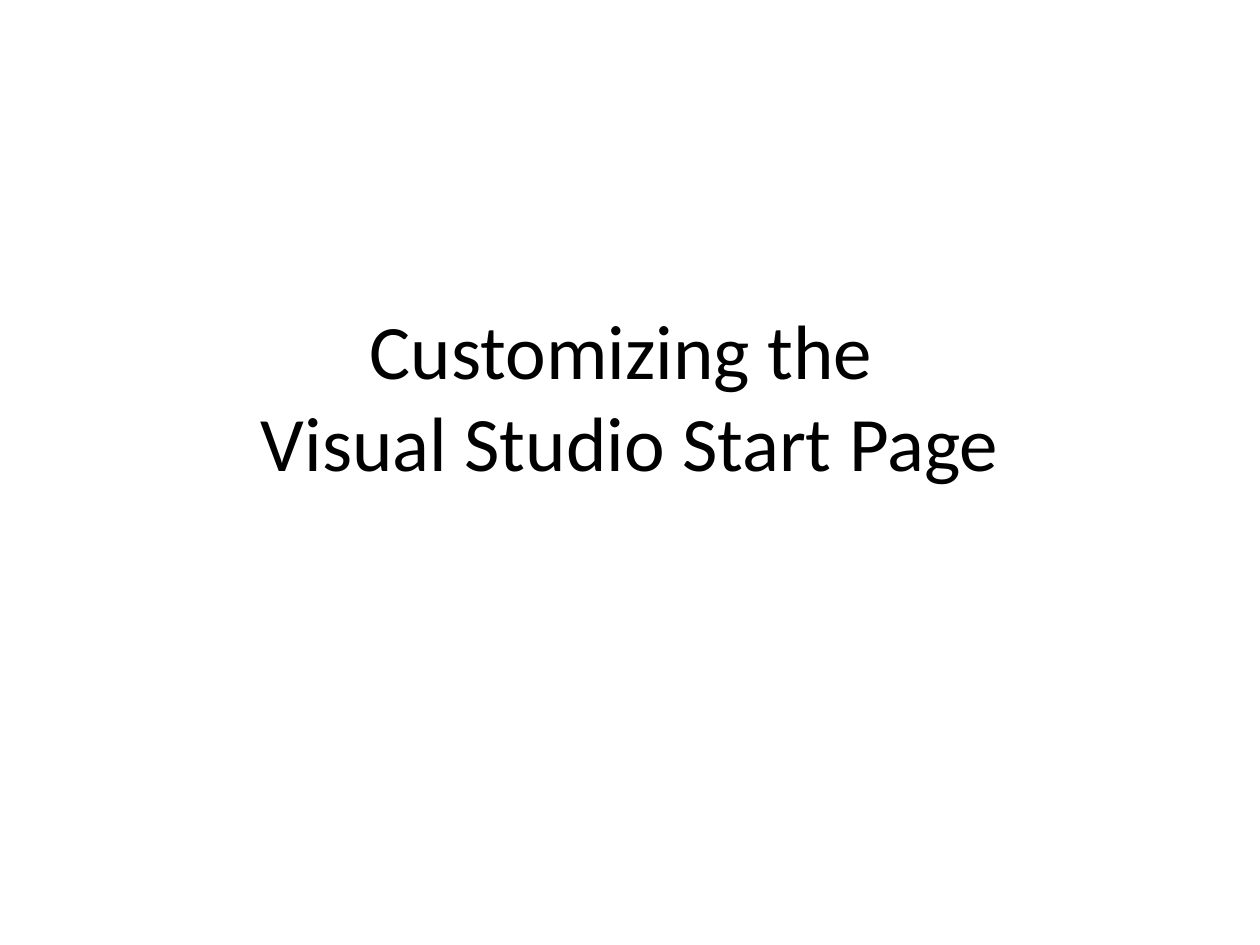
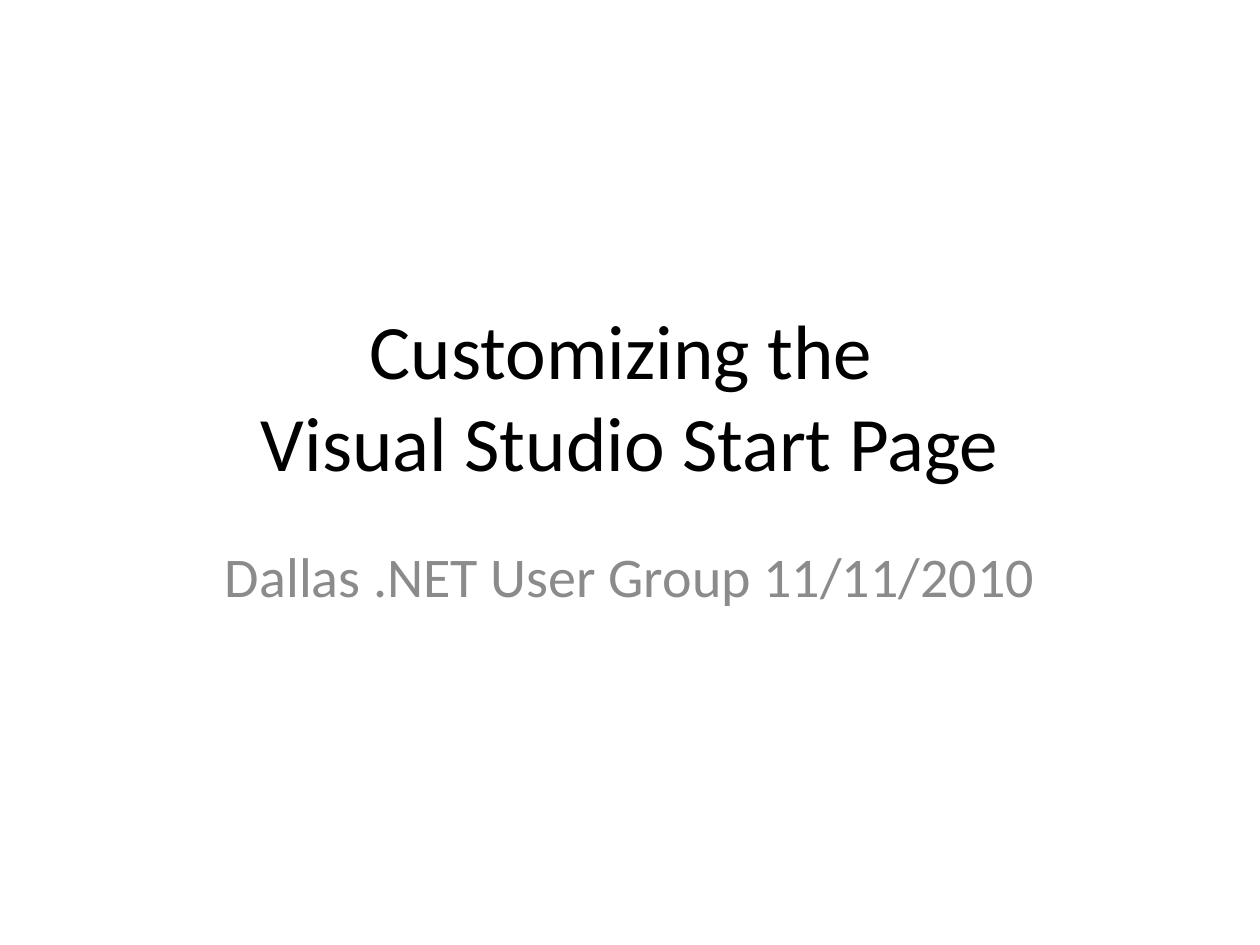
Before and after one commit to noahcoad/Customize-Visual-Studio-Start-Page, a slide deck: slide 1 of Customizing the Visual Studio Start Page.pptx. Drawn at 1260x945 pixels with LibreOffice and Linux fonts; fonts in the diff are those of the drawing. Boxes give left, top, right and bottom in pixels: in the first picture for what was removed or moved away, otherwise in the second. Text is boxed around its words. In the diff, an @@ line names an element or a change of style, - is before the commit and + after.

```diff
--- a/Customizing the Visual Studio Start Page.pptx
+++ b/Customizing the Visual Studio Start Page.pptx
@@ subtitle added at box(225, 558, 1034, 606), 32 pt, text #8C8C8C @@
+Dallas .NET User Group 11/11/2010
```
Also in this commit, not shown: 1 other slide changed, 2 slides added, 23 other files.
